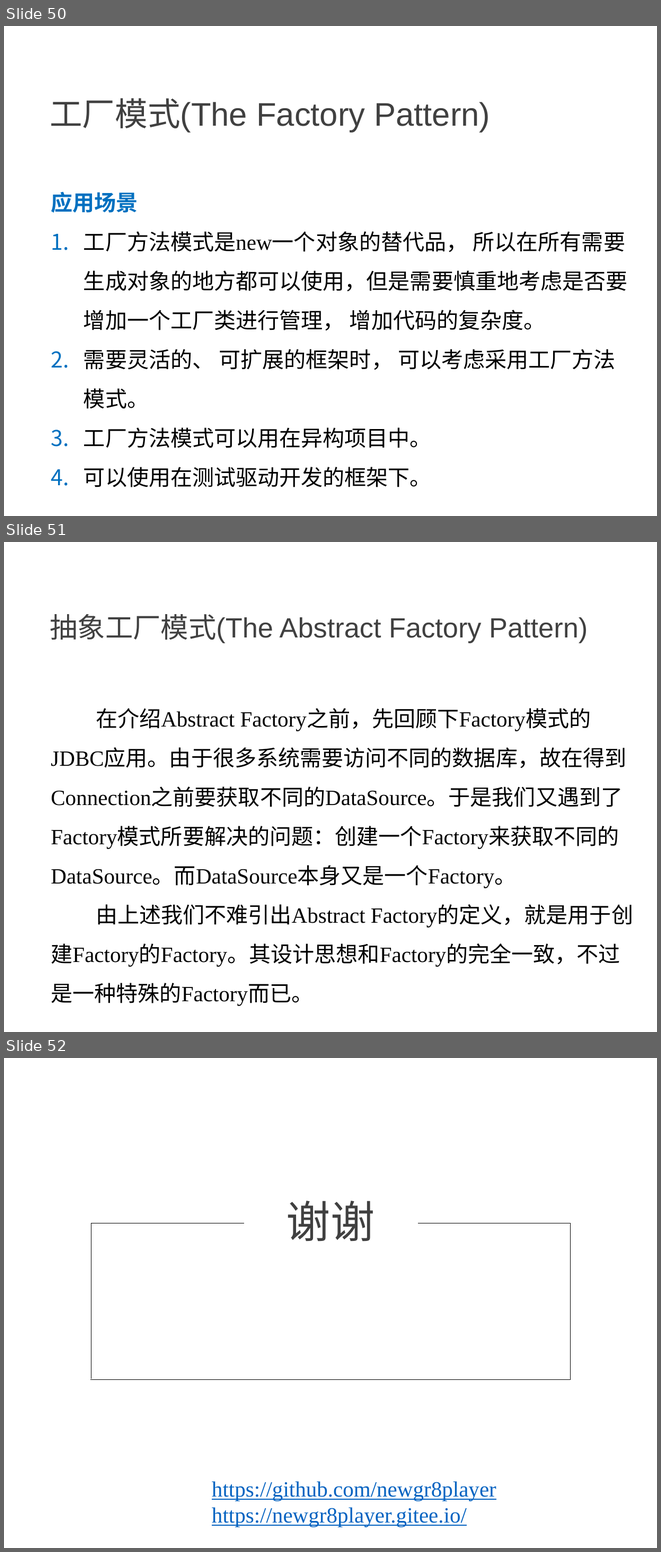
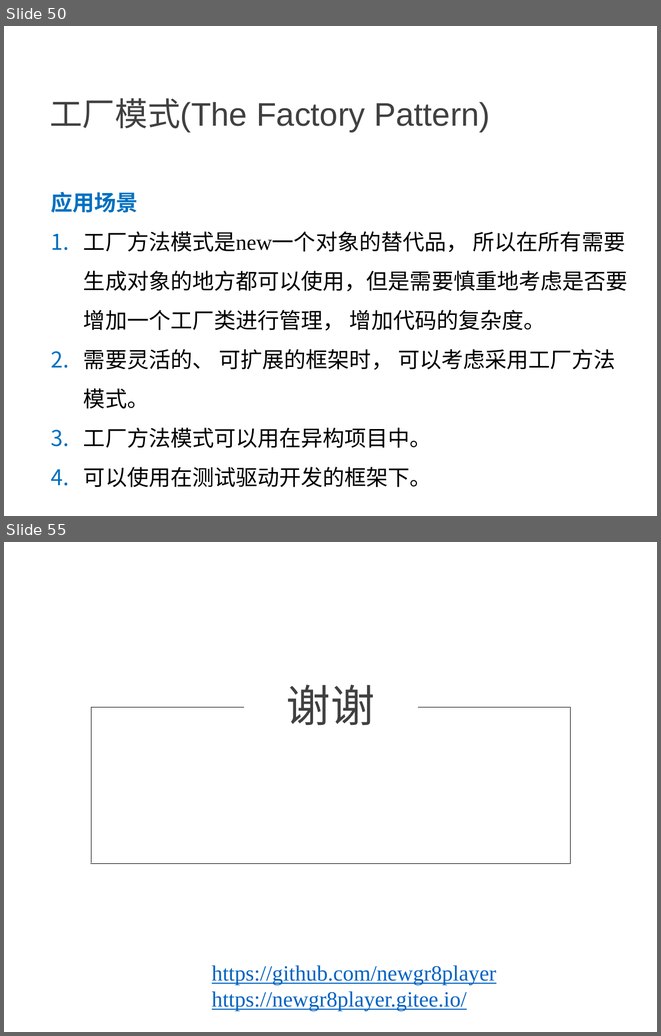
Before and after one commit to NewGr8Player/My-PPT, a slide deck: Design pattern/23种设计模式详解.pptx. Shown one above the other, each under a label of ours: slides 50, 51 and 52 before the commit, slides 50 and 55 after it; the slides between them are not shown. The pictures are 661x1552 and 661x1036 pixels, drawn with LibreOffice and Linux fonts; fonts in the diff are those of the drawing. Boxes give left, top, right and bottom in pixels: in the first picture for what was removed or moved away, otherwise in the second. Text is boxed around its words. In the diff, an @@ line names an element or a change of style, - is before the commit and + after.

Commit message:
Add - 单例模式 -工厂模式

```diff
--- a/Design pattern/23种设计模式详解.pptx
+++ b/Design pattern/23种设计模式详解.pptx
@@ slide 51 removed at bbox=[4, 542, 657, 1032], background #FFFFFF @@
@@ text removed at bbox=[50, 614, 588, 643] @@
-抽象工厂模式(The Abstract Factory Pattern)
@@ text removed at bbox=[51, 708, 633, 1006] @@
-在介绍Abstract Factory之前，先回顾下Factory模式的JDBC应用。由于很多系统需要访问不同的数据库，故在得到Connection之前要获取不同的DataSource。于是我们又遇到了Factory模式所要解决的问题：创建一个Factory来获取不同的DataSource。而DataSource本身又是一个Factory。
-由上述我们不难引出Abstract Factory的定义，就是用于创建Factory的Factory。其设计思想和Factory的完全一致，不过是一种特殊的Factory而已。
@@ what was slide 52 is now slide 55 @@
```
Also in this commit, not shown: 4 slides added.
